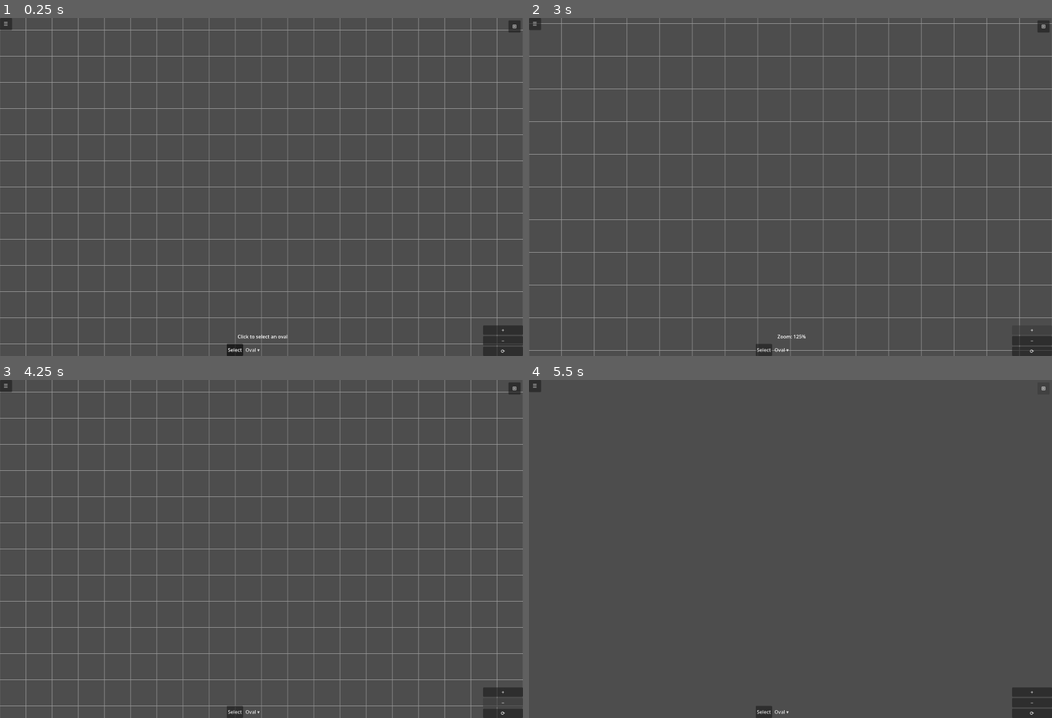
Above: before the commit, frames 1-4 (two rows, left to right).
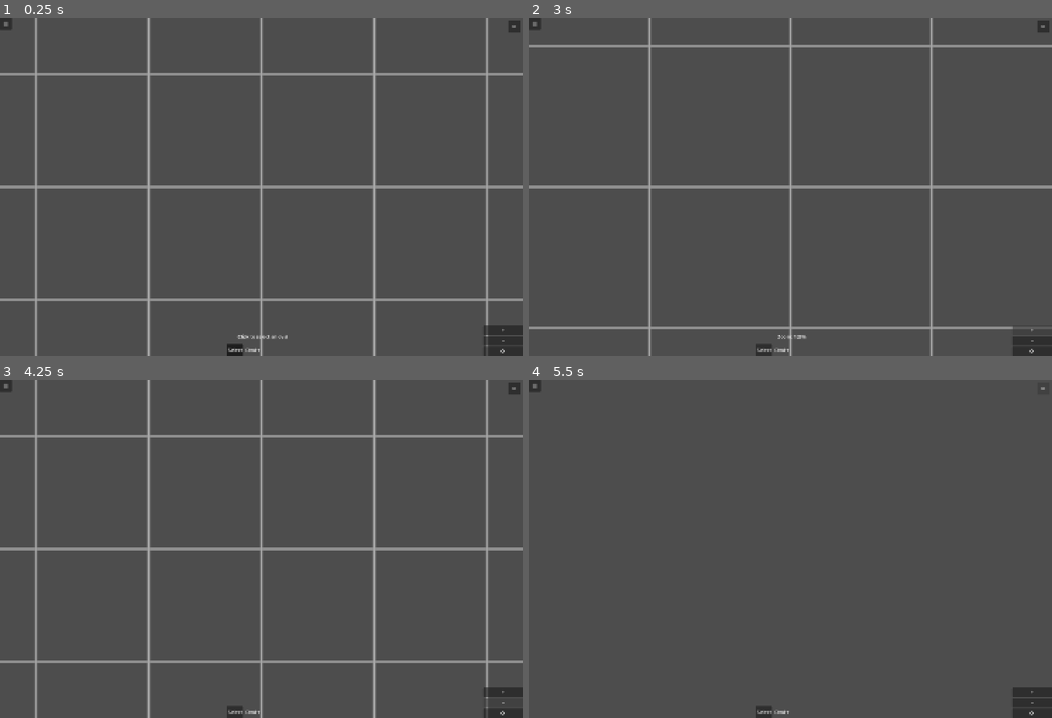
Above: after the commit, the same moments.

Repository: lanternRaft/the-organizer-godot
Game: Godot game, scene res://scenes/main/Main.tscn
Same seed, same stepped clock (60 frames per second), same inputs: the game is played once before the commit and once after it.
Inputs:
- Up to frame 1 (0.25 s): no input
- Up to frame 2 (3 s): click "☰" at 0.5 s; click "Select" at 1.25 s; click "Oval ▾" at 2 s; click "+" at 2.75 s
- Up to frame 3 (4.25 s): click "−" at 3.5 s
- Up to frame 4 (5.5 s): click "⟳" at 4.25 s; click "⊞" at 5 s

The runs differ from the first frame. In frame 1, 8.3% of the frame differs, in the area x 0-100%, y 0-100%; in frame 2, 6.7%; in frame 3, 8.2%; in frame 4, less than 0.1%.

Commit message:
Get rid of pixalation

Diff:
--- a/project.godot
+++ b/project.godot
@@ -62,7 +62,8 @@
 window/size/viewport_width=1728
 window/size/viewport_height=1117
 window/size/mode=3
-window/stretch/mode="viewport"
+window/dpi/allow_hidpi=true
+window/stretch/mode="canvas_items"
 window/stretch/aspect="expand"
 
 [input]
